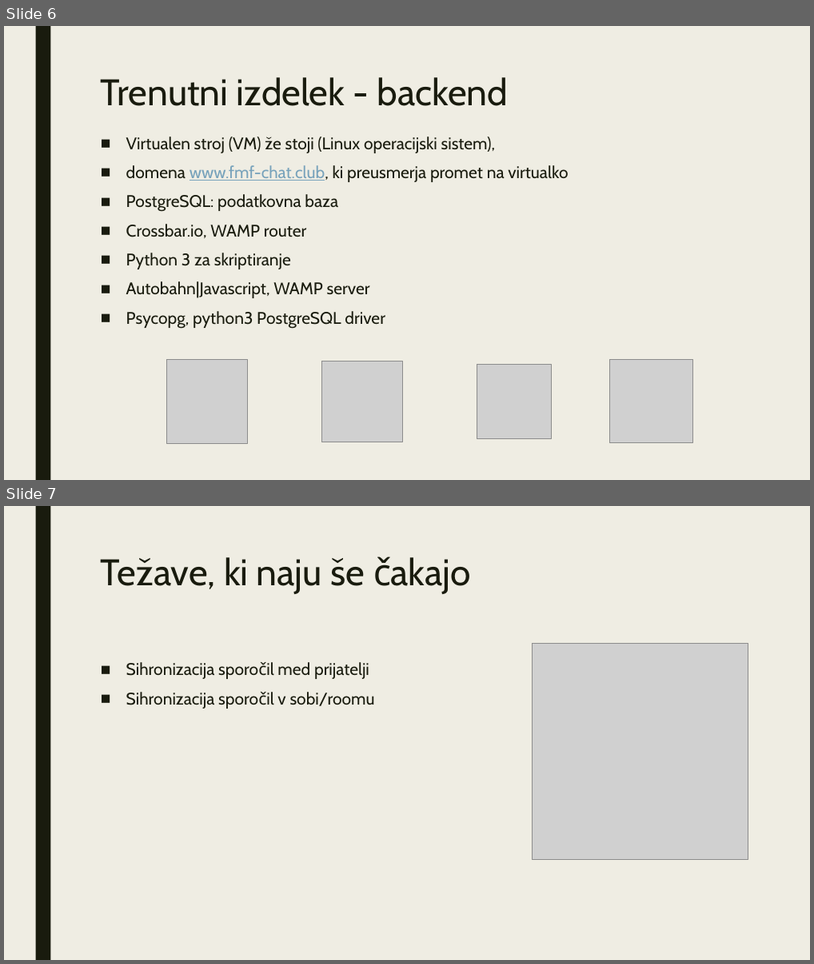
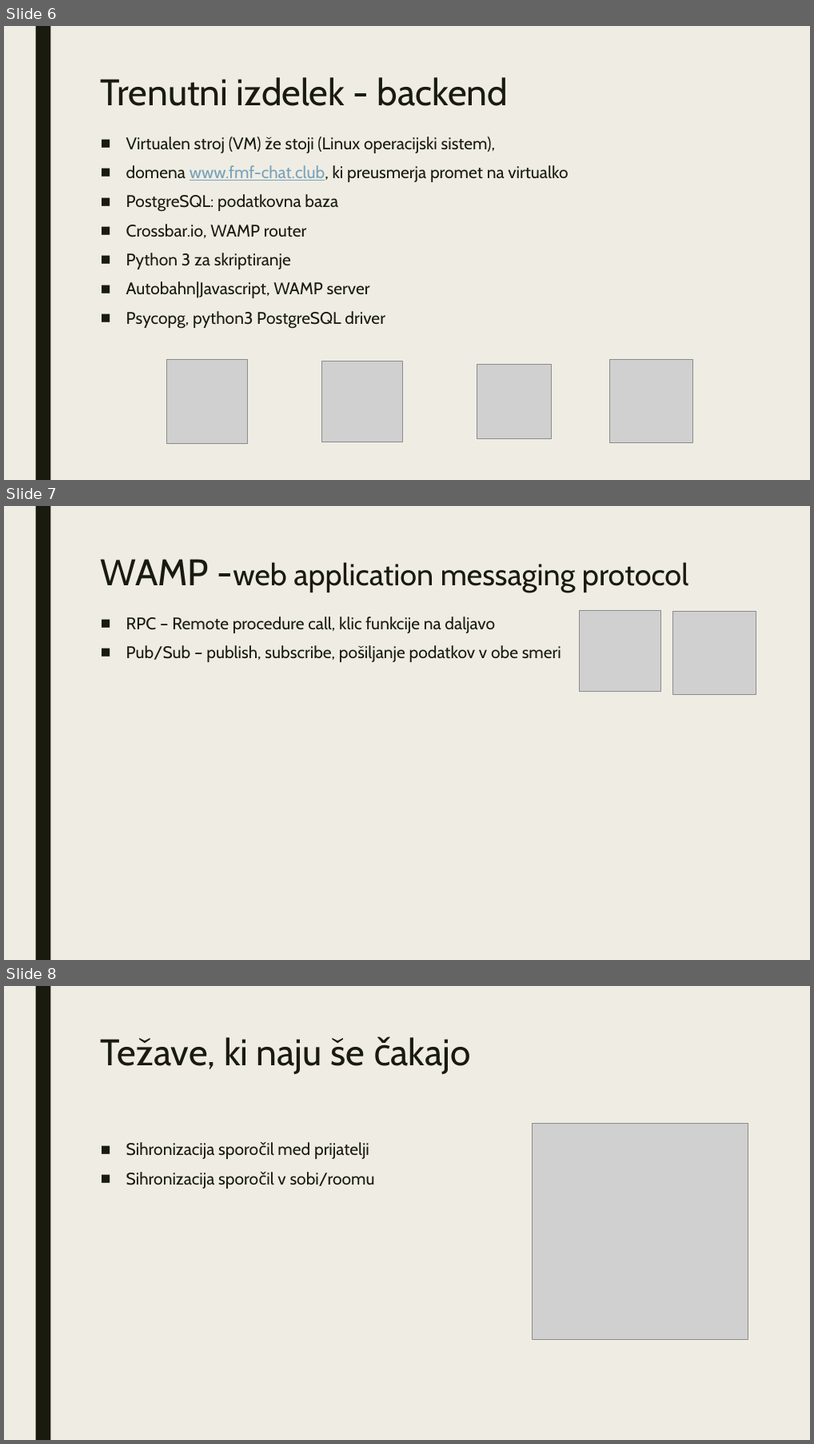
Before and after one commit to viliwonka/messenger, a slide deck: internetna klepetalnica.pptx. Shown one above the other, each under a label of ours: slides 6 and 7 before the commit, slides 6, 7 and 8 after it. The pictures are 814x964 and 814x1444 pixels, drawn with LibreOffice and Linux fonts; fonts in the diff are those of the drawing; grey boxes stand for pictures. Boxes give left, top, right and bottom in pixels: in the first picture for what was removed or moved away, otherwise in the second. Text is boxed around its words. In the diff, an @@ line names an element or a change of style, - is before the commit and + after.

Commit message:
update

```diff
--- a/internetna klepetalnica.pptx
+++ b/internetna klepetalnica.pptx
@@ slide 7 added at <box>4,506,810,960</box>, background #EFEDE3; not listed: 1 template element that a slide beside it also shows @@
@@ title added at <box>101,559,689,592</box>, 36 pt, text #191B0E @@
+WAMP -web application messaging protocol
@@ text added at <box>126,616,562,662</box>, 20 pt, text #191B0E @@
+■ RPC – Remote procedure call, klic funkcije na daljavo
+■ Pub/Sub – publish, subscribe, pošiljanje podatkov v obe smeri
@@ picture added at <box>580,610,661,691</box> @@
@@ picture added at <box>673,611,757,694</box> @@
@@ what was slide 7 is now slide 8 @@
```
